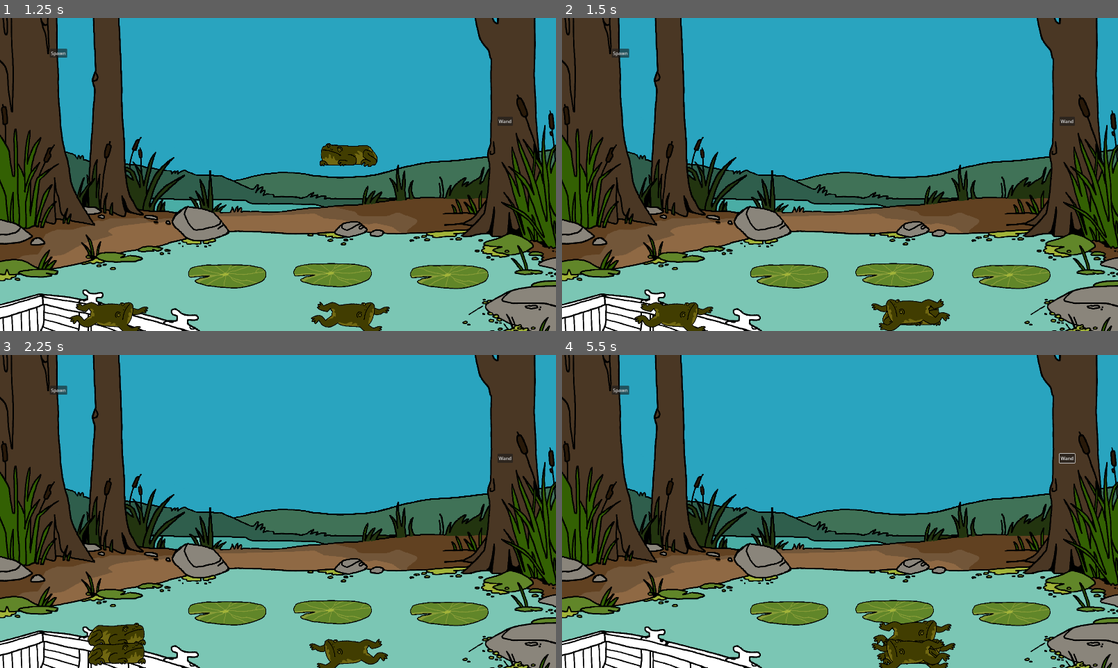
Above: before the commit, frames 1-4 (two rows, left to right).
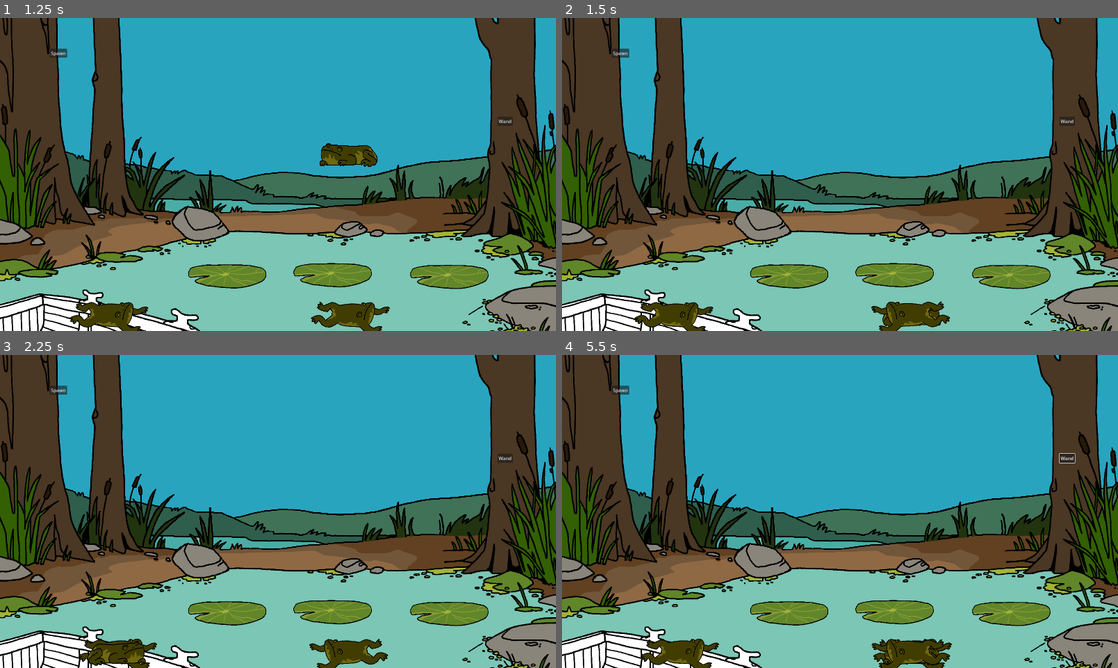
Above: after the commit, the same moments.

Repository: NotTom31/FroggeeToadems
Game: Godot game, scene res://Scenes/Levels/Test/Main-Scene-Evan.tscn
The game is run twice, just before and just after one commit, with the same random seed, the same clock (stepped at 60 frames per second) and the same inputs. This scene is started directly instead of the project's main scene.
Inputs (mouse positions are in pixels of both pictures, inside the frame that each line leads up to):
- Up to frame 1 (1.25 s): move the mouse to (350, 155) at 0.52 s; hold Right (ui_right) from 0.53 s (still down); click (350, 155) at 0.67 s; tap Up (ui_up) at 0.77 s
- Up to frame 2 (1.5 s): keep holding Right (ui_right); move the mouse to (912, 315) at 1.27 s; click (912, 315) at 1.42 s
- Up to frame 3 (2.25 s): tap Up (ui_up) at 1.52 s; move the mouse to (116, 655) at 2.02 s; release Right (ui_right) at 2.03 s; hold Left (ui_left) from 2.03 s (still down); click (116, 655) at 2.17 s
- Up to frame 4 (5.5 s): release Left (ui_left) at 2.75 s; click "Spawn" at 2.75 s; click "Wand" at 3.5 s; tap Enter at 4.25 s; move the mouse to (1067, 458) at 4.27 s; hold Right (ui_right) from 4.28 s (still down); click (1067, 458) at 4.42 s; tap Up (ui_up) at 4.52, 5.27 s; tap Space at 5 s; move the mouse to (912, 655) at 5.02 s; click (912, 655) at 5.17 s

Frame 1 is identical in both runs. In frame 2, 0.5% of the frame differs, in the area x 55-70%, y 89-100%; in frame 3, 0.7%; in frame 4, 1.6%, in the area x 14-71%, y 84-100%.
Error in both runs: Invalid access to property or key 'state' on a base object of type 'Nil'. (res://Code/FrogLogic/FrogTypes/basic_frog.gd:60)

Commit message:
getting audio and art files into evan-4 branch

Diff:
--- a/Scenes/Frogs/FrogTypes/basic_frog.tscn
+++ b/Scenes/Frogs/FrogTypes/basic_frog.tscn
@@ -110,9 +110,8 @@
 
 [node name="SlotOnHead" parent="." instance=ExtResource("3_xwux3")]
 position = Vector2(0, -35)
-active = null
+active = false
 type = 1
-on_lillypad = null
 
 [node name="FrogBase" type="Node2D" parent="."]
 position = Vector2(0, 29)
--- a/Scenes/Frogs/FrogTypes/fat_frog.tscn
+++ b/Scenes/Frogs/FrogTypes/fat_frog.tscn
@@ -66,3 +66,5 @@
 
 [node name="SlotOnHead" parent="." index="3"]
 position = Vector2(0, -89)
+active = false
+on_lillypad = false
--- a/Scenes/Frogs/FrogTypes/mud_frog.tscn
+++ b/Scenes/Frogs/FrogTypes/mud_frog.tscn
@@ -63,3 +63,5 @@
 
 [node name="SlotOnHead" parent="." index="3"]
 position = Vector2(0, -93)
+active = false
+on_lillypad = false
--- a/Scenes/Frogs/FrogTypes/small_frog.tscn
+++ b/Scenes/Frogs/FrogTypes/small_frog.tscn
@@ -65,3 +65,5 @@
 
 [node name="SlotOnHead" parent="." index="3"]
 position = Vector2(0, -24)
+active = false
+on_lillypad = false
--- a/Scenes/Frogs/FrogTypes/tropical_frog.tscn
+++ b/Scenes/Frogs/FrogTypes/tropical_frog.tscn
@@ -85,3 +85,5 @@
 
 [node name="SlotOnHead" parent="." index="3"]
 position = Vector2(0, -31)
+active = false
+on_lillypad = false
--- a/Scenes/frog_detection_area.gd
+++ b/Scenes/frog_detection_area.gd
@@ -3,5 +3,8 @@
 
 func _on_area_entered(area: Area2D) -> void:
 	var parent = area.get_parent()
-	if area.get_parent() is BasicFrog:
+	if parent is not BasicFrog:
+		return
+	var current_state = parent.get_node("StateMachine").current_state
+	if current_state is FrogFall or current_state is FrogJump:
 		parent.transition_to_swim()
